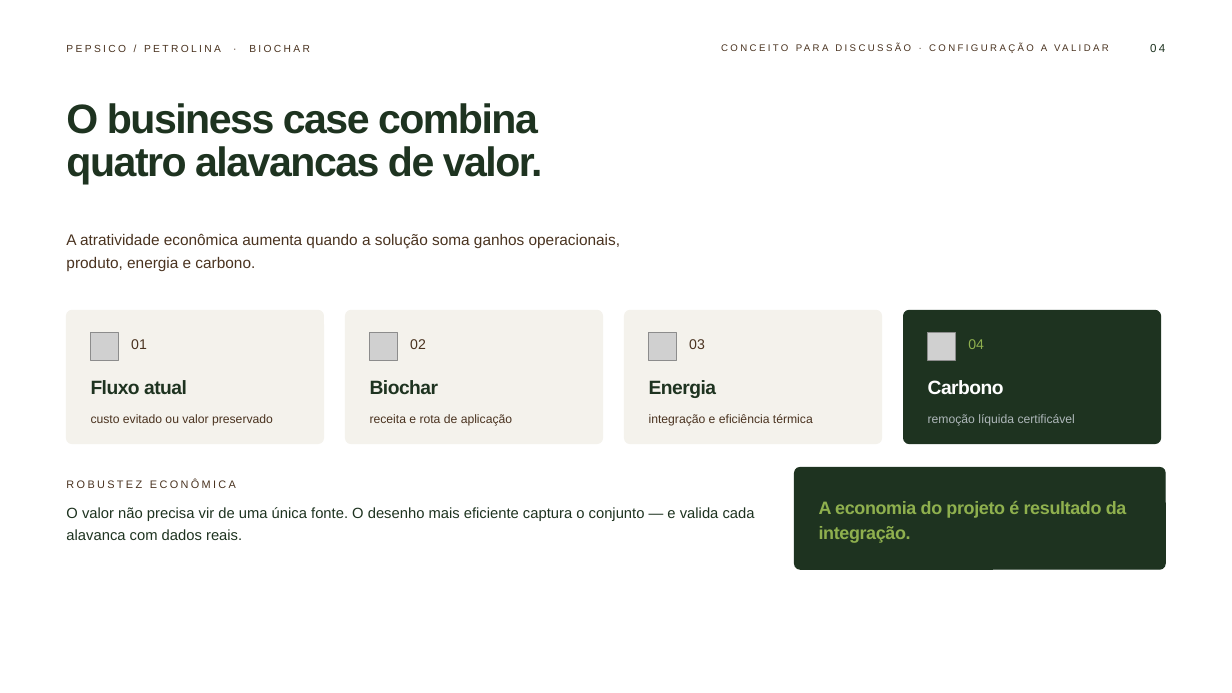
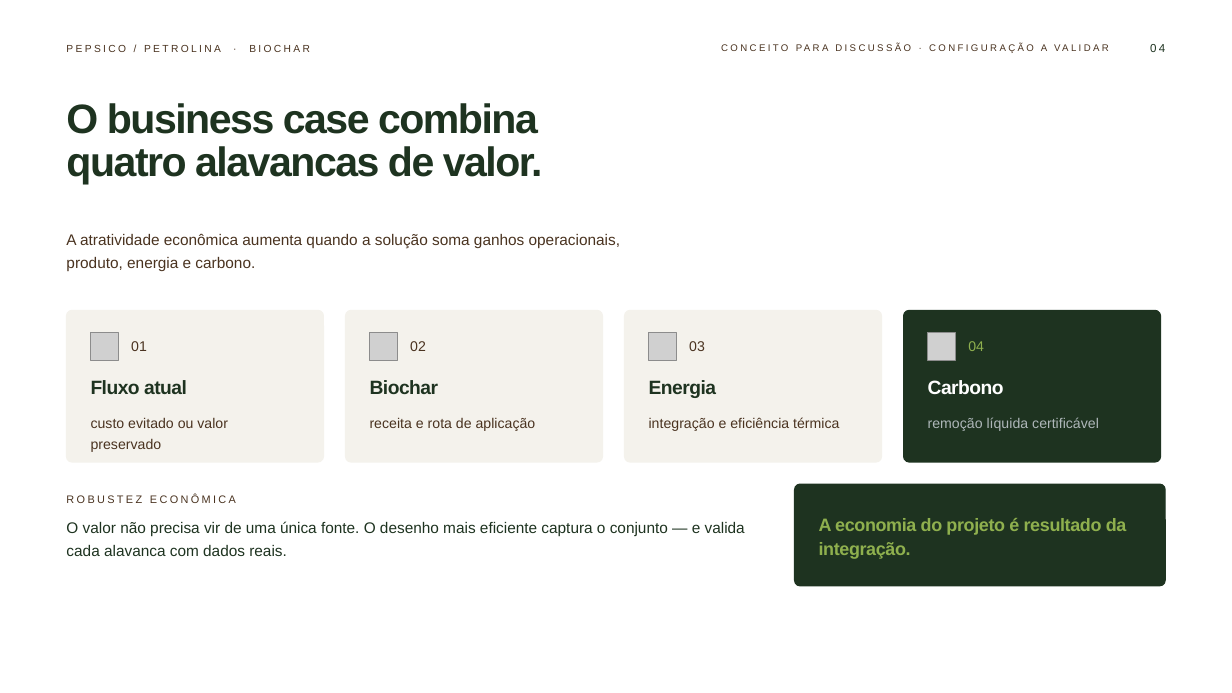
Before and after one commit to lubritto-hub/clipping, a slide deck: slide 4 of deck/proposta-pepsico-petrolina.pptx. Drawn at 1232x693 pixels with LibreOffice and Linux fonts; fonts in the diff are those of the drawing; grey boxes stand for pictures; background and template pictures are left out. Boxes give left, top, right and bottom in pixels: in the first picture for what was removed or moved away, otherwise in the second. Text is boxed around its words. In the diff, an @@ line names an element or a change of style, - is before the commit and + after.

```diff
--- a/deck/proposta-pepsico-petrolina.pptx
+++ b/deck/proposta-pepsico-petrolina.pptx
@@ rounded rectangle: place and size @@
-rounded rectangle at box(67, 311, 323, 444)
+rounded rectangle at box(67, 311, 323, 462)
@@ rounded rectangle: place and size @@
-rounded rectangle at box(346, 311, 603, 444)
+rounded rectangle at box(346, 311, 603, 462)
@@ rounded rectangle: place and size @@
-rounded rectangle at box(625, 311, 882, 444)
+rounded rectangle at box(625, 311, 882, 462)
@@ proportions changed in 4 elements at box(67, 311, 323, 462), box(346, 311, 603, 462), box(625, 311, 882, 462), box(904, 311, 1161, 462) @@
@@ rounded rectangle: place and size @@
-rounded rectangle at box(904, 311, 1161, 444)
+rounded rectangle at box(904, 311, 1161, 462)
@@ size 9.5 to 11 pt; line spacing 1 to 16.5pt; vertical alignment middle to top in 4 elements at box(91, 417, 228, 452), box(370, 417, 536, 431), box(649, 417, 839, 431), box(928, 417, 1099, 431) @@
@@ 3 texts, 1 rounded rectangle: place and size @@
-3 texts, 1 rounded rectangle at box(66, 468, 1165, 569)
+3 texts, 1 rounded rectangle at box(66, 484, 1165, 586)
@@ text "O valor não precisa vir ..." at box(66, 521, 745, 556): size 11.5 to 12 pt; line spacing 17.2pt to 18pt @@
```
Also in this commit, not shown: 5 other slides changed, 3 other files.
